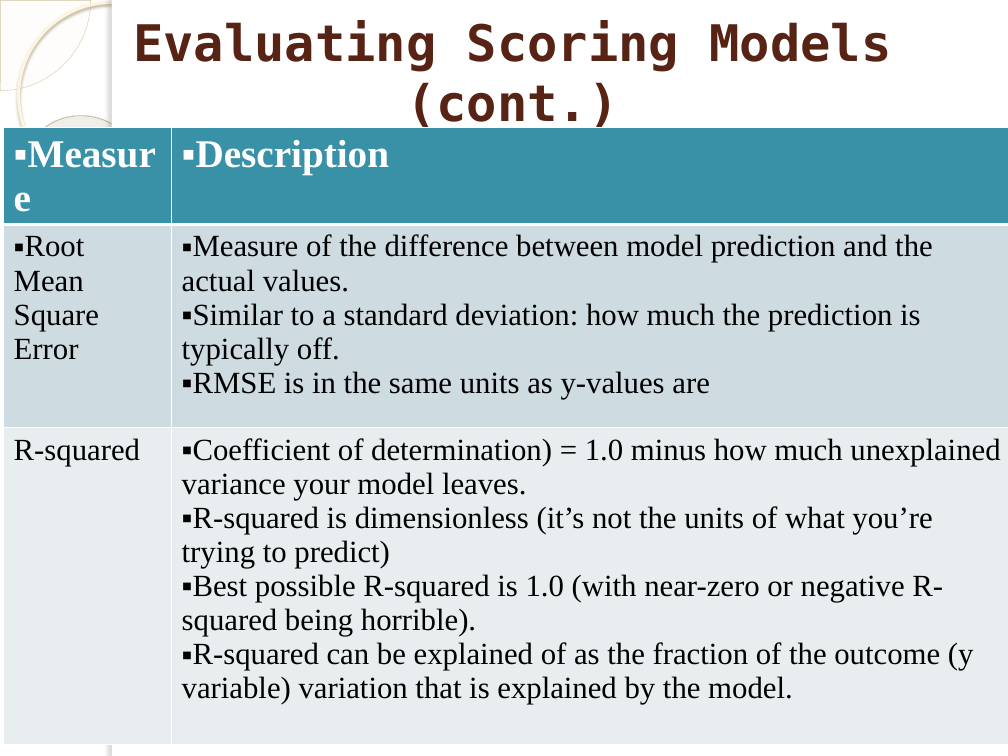
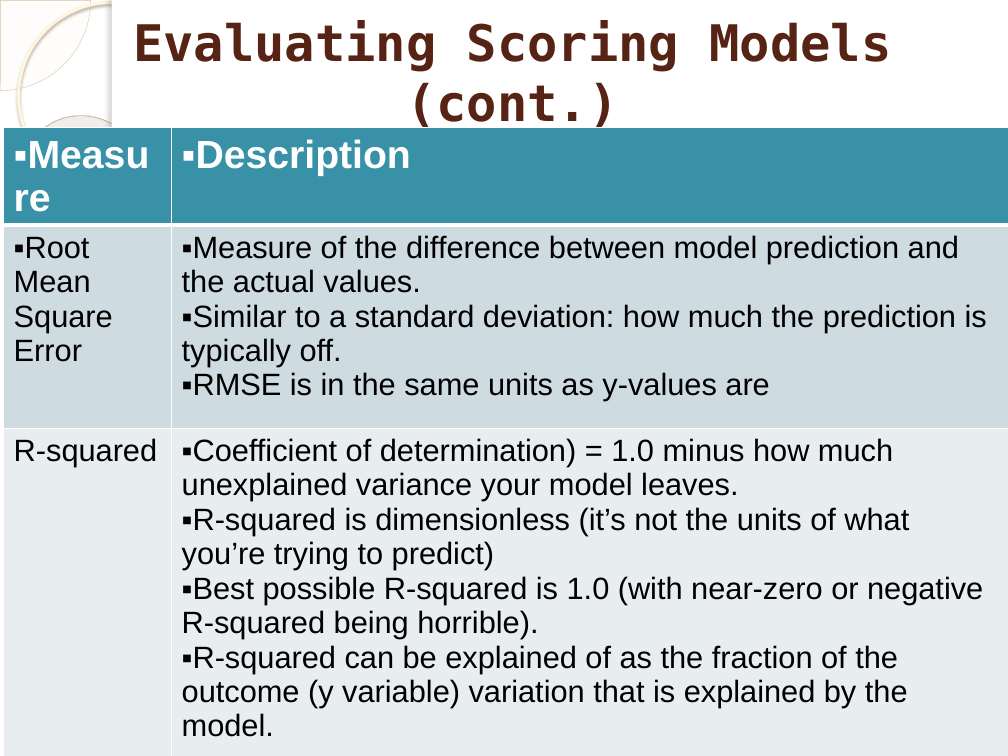
Before and after one commit to marinfotache/Data-Processing-Analysis-Science-with-R, a slide deck: slide 13 of 13 Introduction to Machine Learning and tidymodels ecosystem/13_Introduction to Machine Learning.pptx. Drawn at 1008x756 pixels with LibreOffice and Linux fonts; fonts in the diff are those of the drawing; background and template pictures are left out. Boxes give left, top, right and bottom in pixels: in the first picture for what was removed or moved away, otherwise in the second. Text is boxed around its words. In the diff, an @@ line names an element or a change of style, - is before the commit and + after.

```diff
--- a/13 Introduction to Machine Learning and tidymodels ecosystem/13_Introduction to Machine Learning.pptx
+++ b/13 Introduction to Machine Learning and tidymodels ecosystem/13_Introduction to Machine Learning.pptx
@@ table at box(4, 128, 1008, 756) @@
@@ font Times New Roman to Arial @@
```
Also in this commit, not shown: 13 other slides changed, 1 slide added, 2 slides removed, 2 other files.
